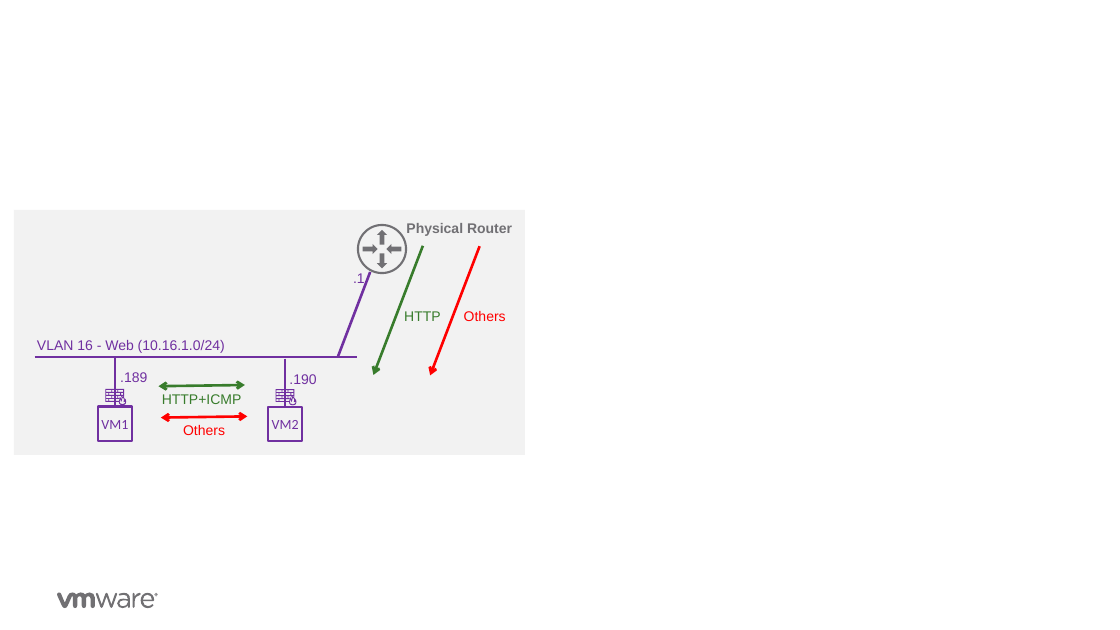
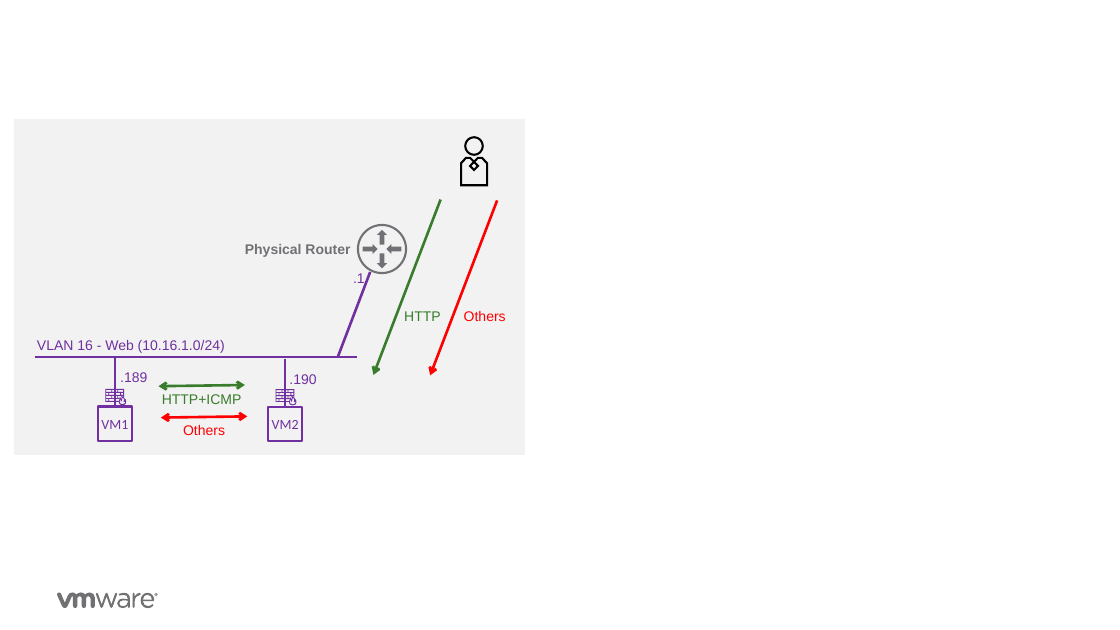
Before and after one commit to vmware-nsx/eval-docs, a slide deck: slide 4 of docs/assets/Graphics/Graphics-v0.1.pptx. Drawn at 1120x630 pixels with LibreOffice and Linux fonts; fonts in the diff are those of the drawing; background and template pictures are left out. Boxes give left, top, right and bottom in pixels: in the first picture for what was removed or moved away, otherwise in the second. Text is boxed around its words. In the diff, an @@ line names an element or a change of style, - is before the commit and + after.

```diff
--- a/docs/assets/Graphics/Graphics-v0.1.pptx
+++ b/docs/assets/Graphics/Graphics-v0.1.pptx
@@ rectangle: place and size @@
-rectangle at (13,210,524,455)
+rectangle at (13,119,524,455)
@@ freeform shape added at (460,136,488,187), fill #000000 @@
@@ arrow moved from (373, 375) - (423, 246) to (373, 375) - (440, 200) @@
@@ arrow moved from (430, 376) - (480, 246) to (430, 376) - (497, 201) @@
@@ text "Physical Router": place and size @@
-text "Physical Router" at (406,223,512,236)
+text "Physical Router" at (245,244,350,257)
@@ text "Physical Router" at (245,244,350,257): alignment left to right @@
```
Also in this commit, not shown: 2 other files.
